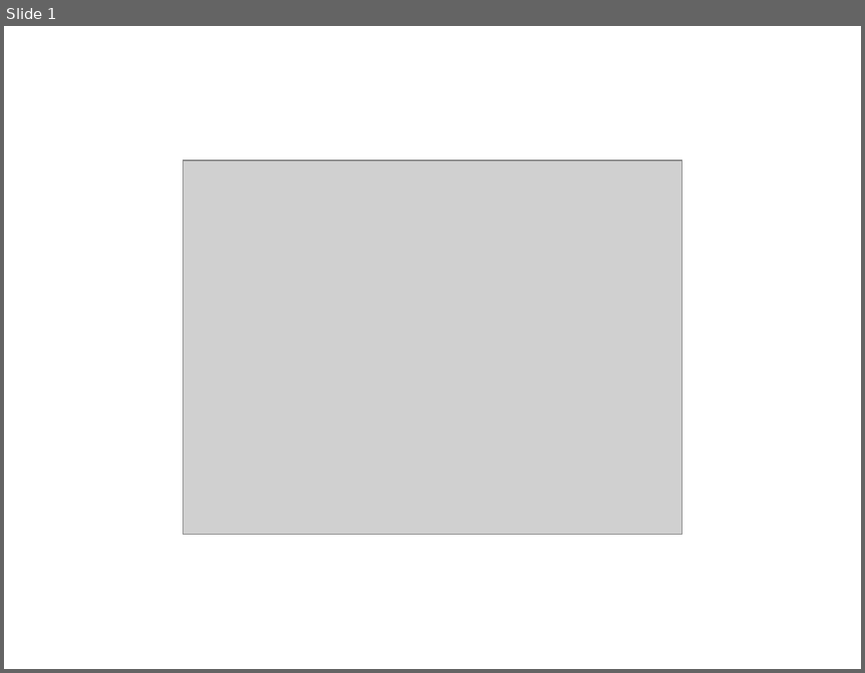
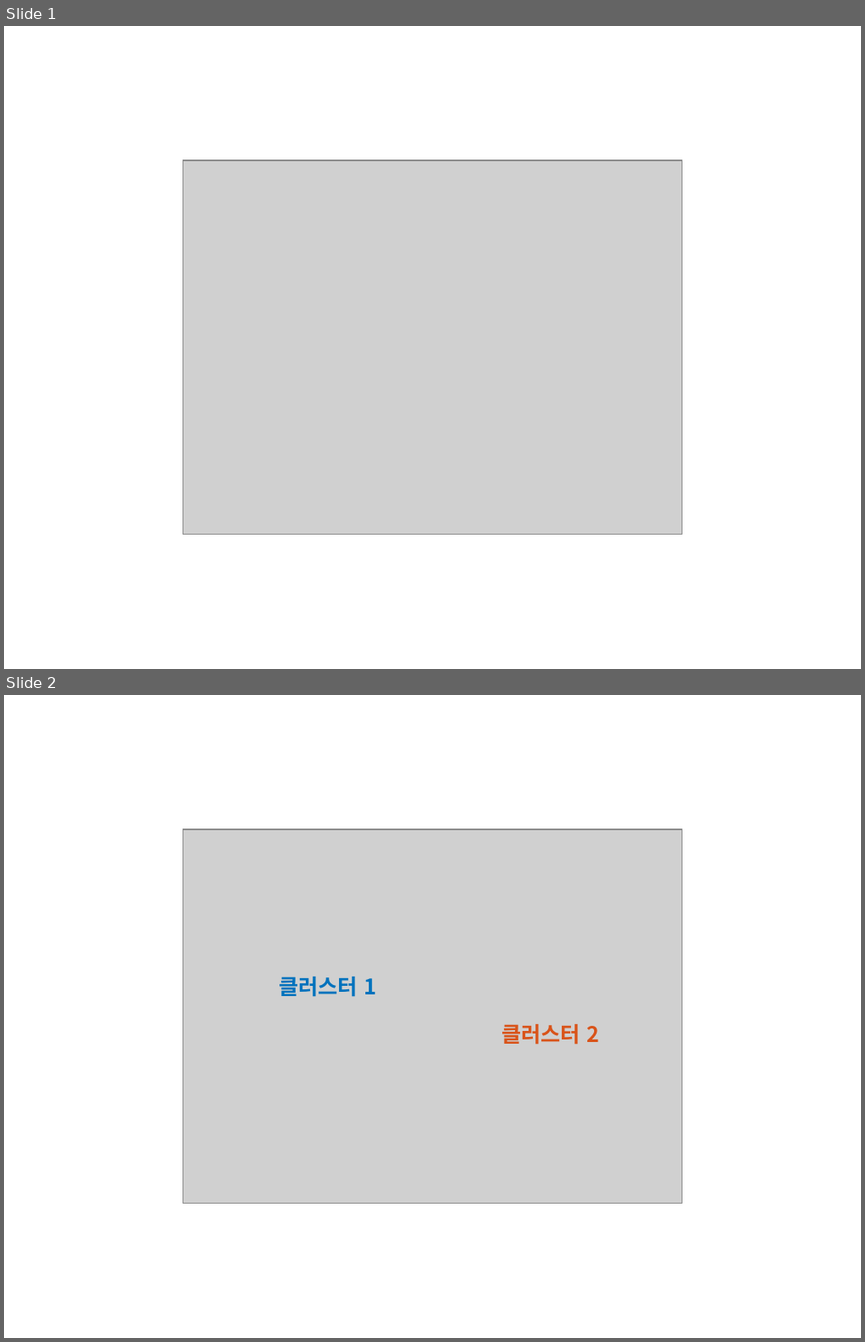
Before and after one commit to answeredbyablemind/answeredbyablemind.github.io, a slide deck: pics/2021-02-07-k_means/pics.pptx. Shown one above the other, each under a label of ours: slide 1 before the commit, slides 1 and 2 after it. The pictures are 865x673 and 865x1342 pixels, drawn with LibreOffice and Linux fonts; fonts in the diff are those of the drawing; grey boxes stand for pictures. Boxes give left, top, right and bottom in pixels: in the first picture for what was removed or moved away, otherwise in the second. Text is boxed around its words. In the diff, an @@ line names an element or a change of style, - is before the commit and + after.

```diff
--- a/pics/2021-02-07-k_means/pics.pptx
+++ b/pics/2021-02-07-k_means/pics.pptx
@@ slide 2 added at (x1=4, y1=695, x2=861, y2=1338), background #FFFFFF @@
@@ picture added at (x1=183, y1=829, x2=681, y2=1203) @@
@@ text added at (x1=279, y1=976, x2=376, y2=997), 18 pt, text #0072BD, bold @@
+클러스터 1
@@ text added at (x1=501, y1=1024, x2=599, y2=1044), 18 pt, text #D95319, bold @@
+클러스터 2
```
Also in this commit, not shown: 3 other files.
